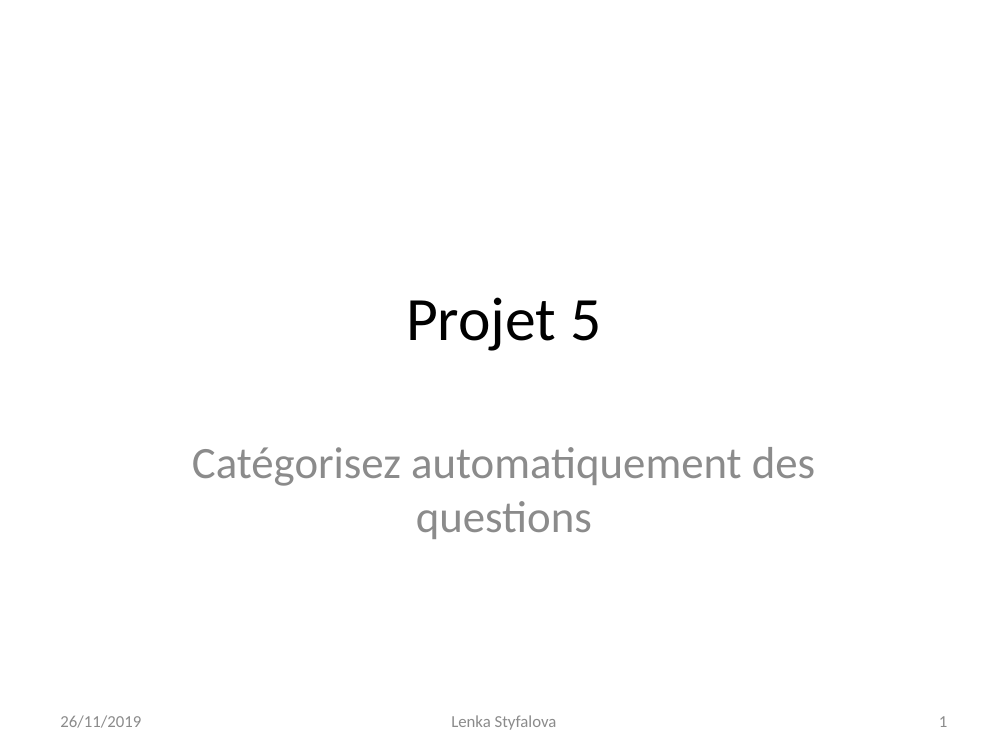
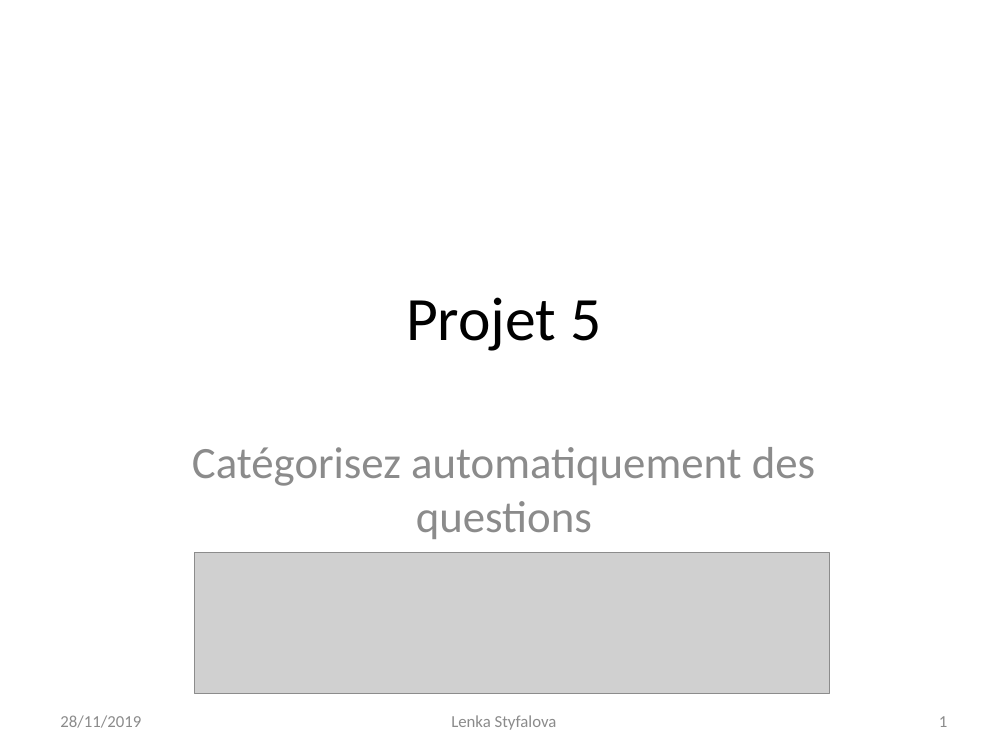
Before and after one commit to Lenka-St/Projet5, a slide deck: slide 1 of Projet 5 - Catégorisez automatiquement des questions.pptx. Drawn at 1008x756 pixels with LibreOffice and Linux fonts; fonts in the diff are those of the drawing; grey boxes stand for pictures. Boxes give left, top, right and bottom in pixels: in the first picture for what was removed or moved away, otherwise in the second. Text is boxed around its words. In the diff, an @@ line names an element or a change of style, - is before the commit and + after.

```diff
--- a/Projet 5 - Catégorisez automatiquement des questions.pptx
+++ b/Projet 5 - Catégorisez automatiquement des questions.pptx
@@ picture added at (195,552,830,694) @@
@@ text at (60,715,141,728): text changed @@
-26/11/2019
+28/11/2019
```
Also in this commit, not shown: 16 other slides changed, 8 slides added, 1 slide removed.
